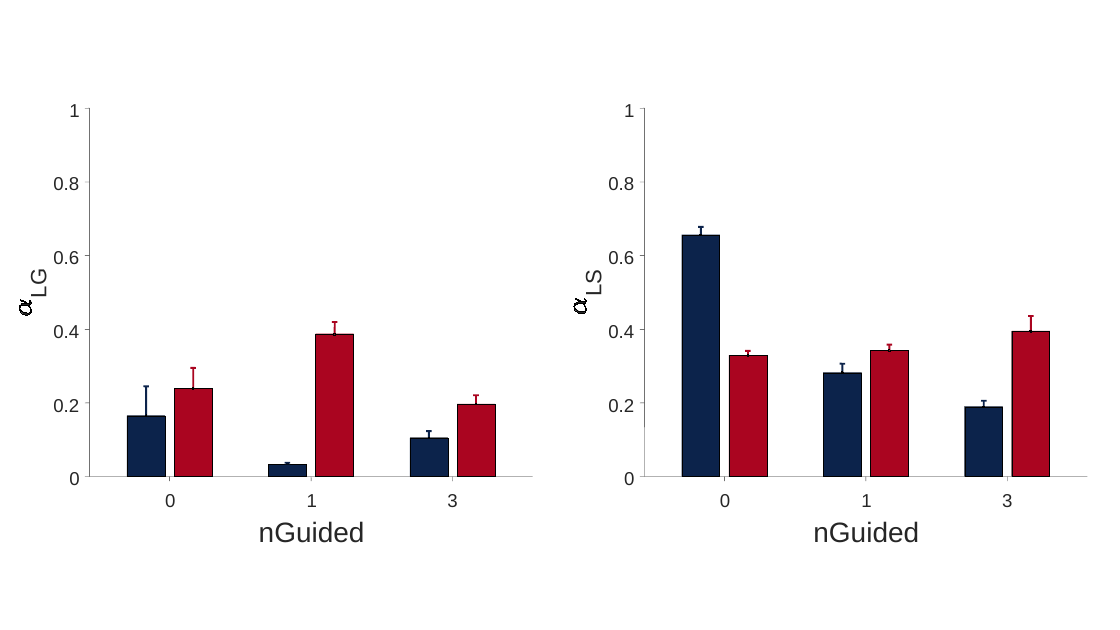
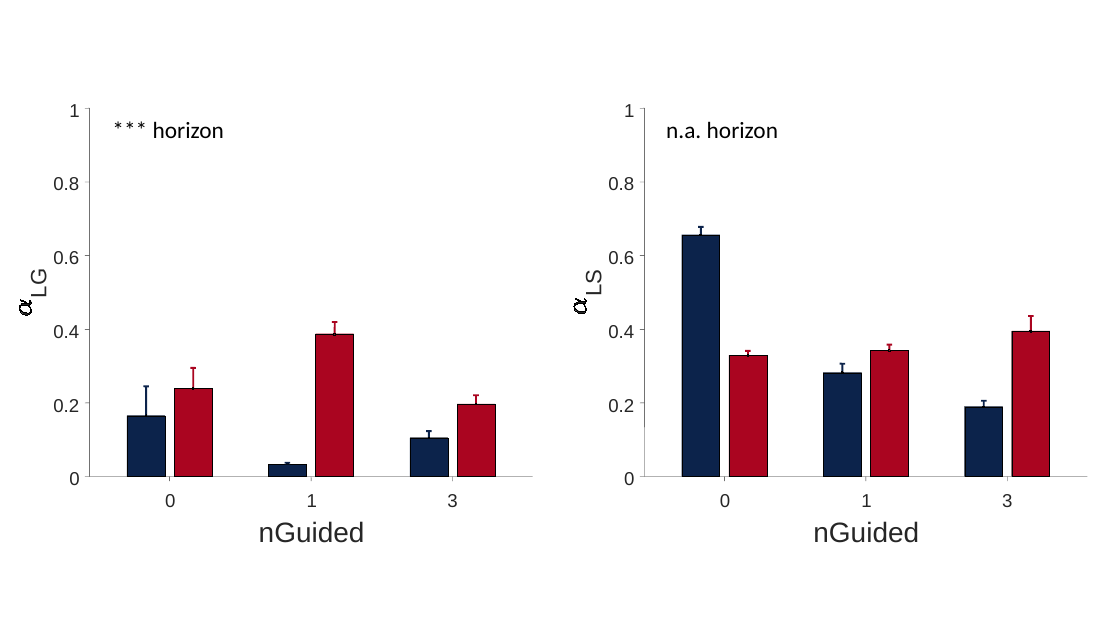
Before and after one commit to wangxsiyu/Fellous_Siyu_RatEE, a slide deck: slide 20 of Response_BN/figures_resubmit_editable_SW2.pptx. Drawn at 1120x630 pixels with LibreOffice and Linux fonts; fonts in the diff are those of the drawing; grey boxes stand for pictures. Boxes give left, top, right and bottom in pixels: in the first picture for what was removed or moved away, otherwise in the second. Text is boxed around its words. In the diff, an @@ line names an element or a change of style, - is before the commit and + after.

```diff
--- a/Response_BN/figures_resubmit_editable_SW2.pptx
+++ b/Response_BN/figures_resubmit_editable_SW2.pptx
@@ text added at (153,121,224,138), 20 pt, text #000000 @@
+*** horizon
@@ text added at (666,121,778,138), 20 pt, text #000000 @@
+n.a. horizon
```
Also in this commit, not shown: 2 other slides changed, 3 other files.
